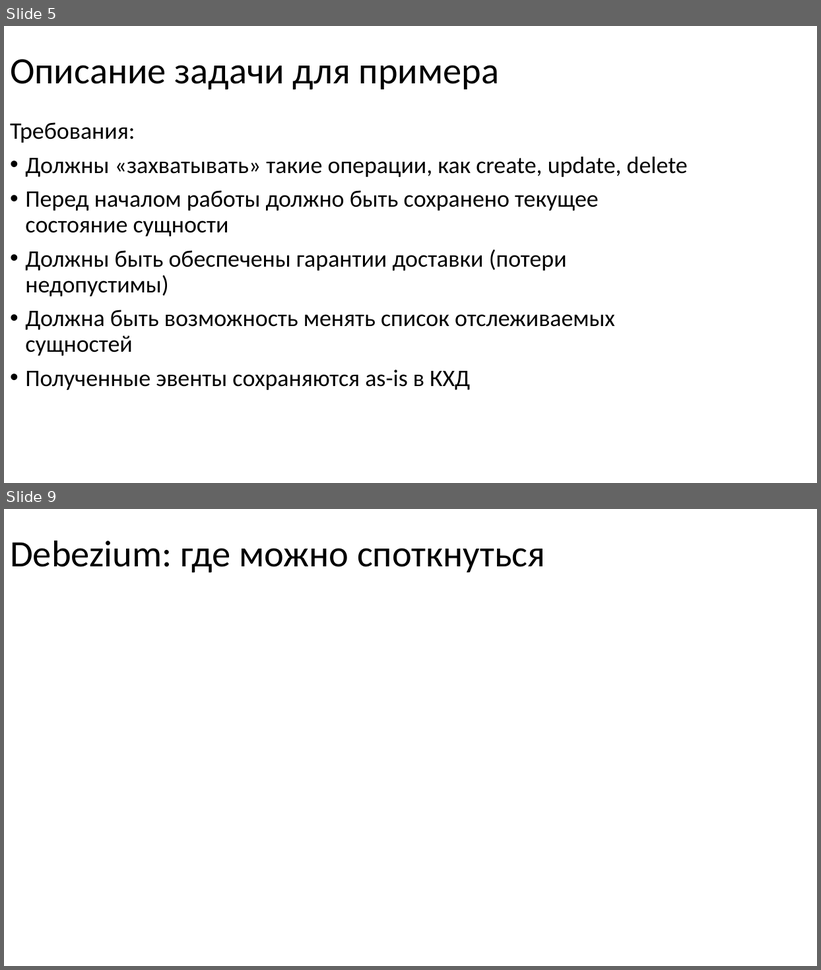
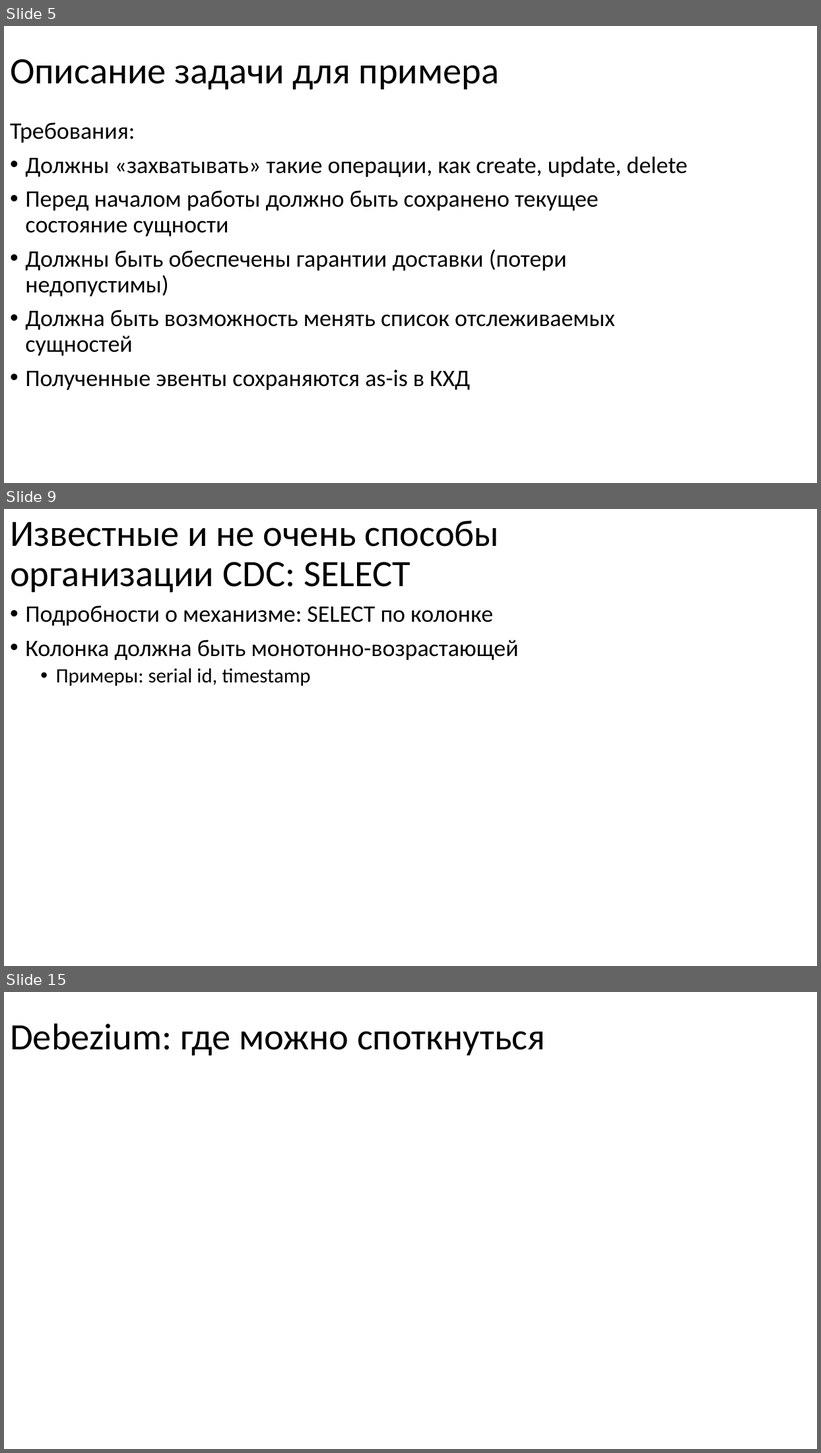
Before and after one commit to nryanov/presentations, a slide deck: smartdata/cdc-via-debezium/debezium-smartdata2025.pptx. Shown one above the other, each under a label of ours: slides 5 and 9 before the commit, slides 5, 9 and 15 after it; the slides between them are not shown. The pictures are 821x970 and 821x1453 pixels, drawn with LibreOffice and Linux fonts; fonts in the diff are those of the drawing. Boxes give left, top, right and bottom in pixels: in the first picture for what was removed or moved away, otherwise in the second. Text is boxed around its words. In the diff, an @@ line names an element or a change of style, - is before the commit and + after.

```diff
--- a/smartdata/cdc-via-debezium/debezium-smartdata2025.pptx
+++ b/smartdata/cdc-via-debezium/debezium-smartdata2025.pptx
@@ slide 9 added at (4, 509, 817, 966), background #FFFFFF @@
@@ title added at (10, 520, 499, 593), 44 pt, text #000000 @@
+Известные и не очень способы организации CDC: SELECT
@@ text added at (25, 605, 519, 686), 28 pt, text #000000 @@
+• Подробности о механизме: SELECT по колонке
+• Колонка должна быть монотонно-возрастающей
+  • Примеры: serial id, timestamp
@@ what was slide 9 is now slide 15 @@
```
Also in this commit, not shown: 4 slides changed, 6 other slides added.
